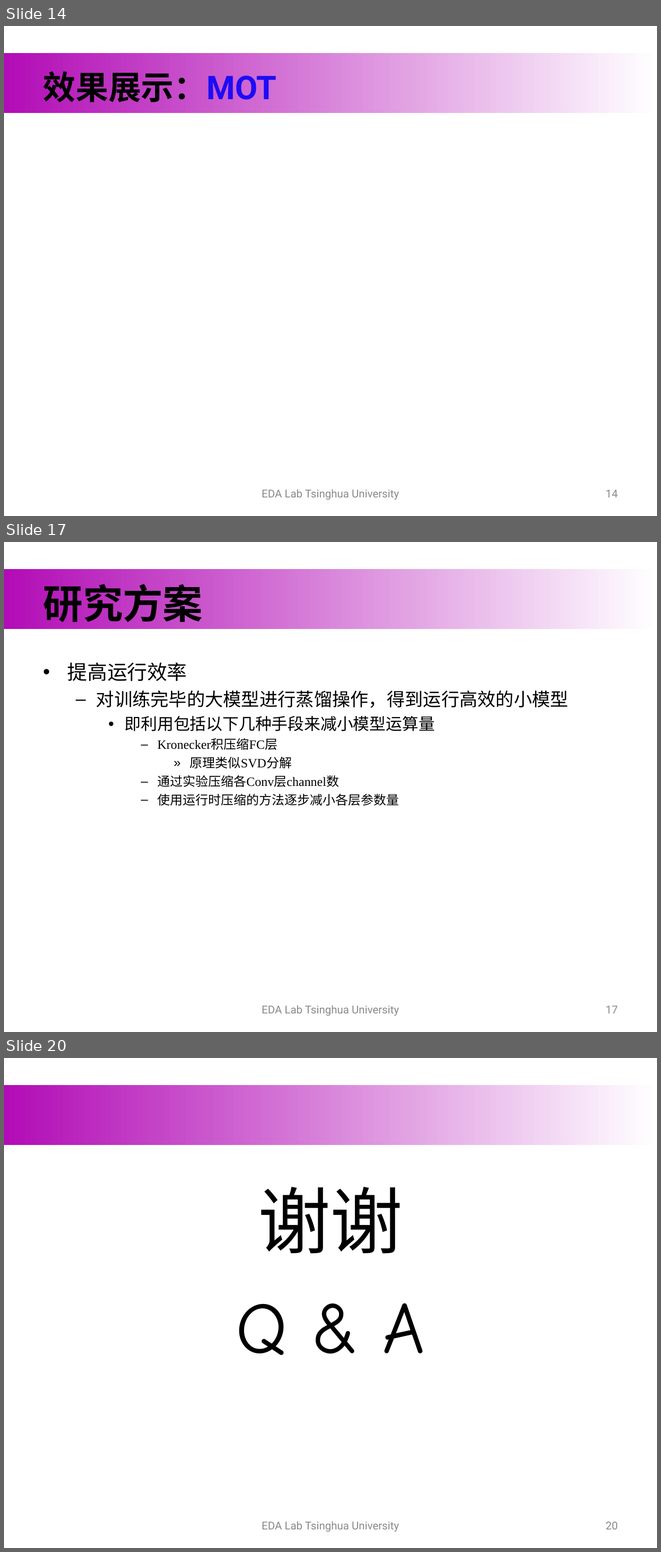
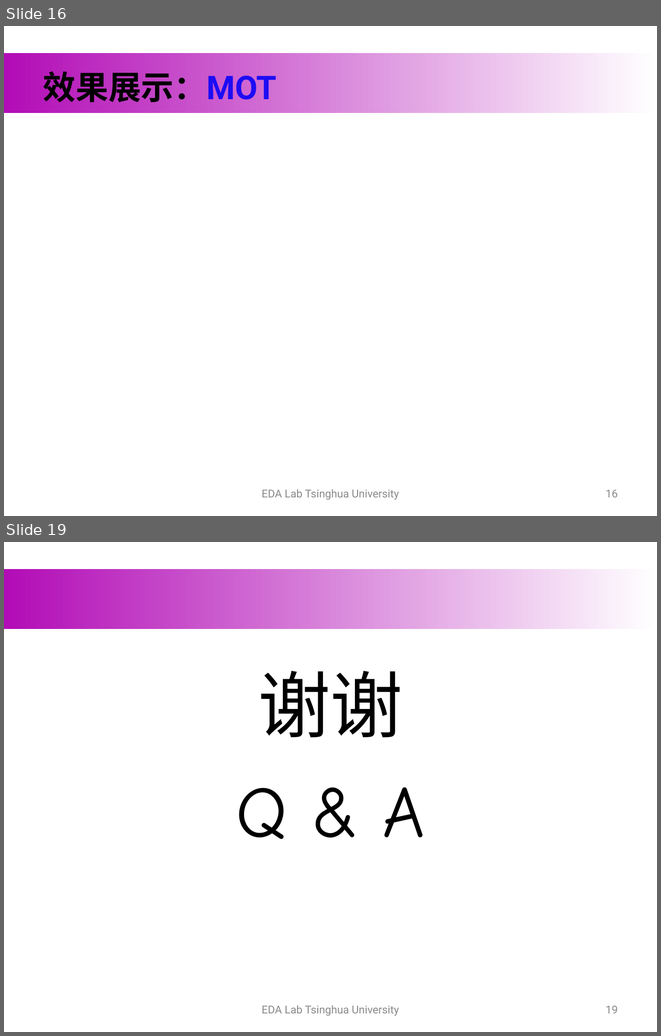
Before and after one commit to hewr1993/graduate_thesis, a slide deck: formal_materials/publish/midterm/中期.ppt. Shown one above the other, each under a label of ours: slides 14, 17 and 20 before the commit, slides 16 and 19 after it; the slides between them are not shown. The pictures are 661x1552 and 661x1036 pixels, drawn with LibreOffice and Linux fonts; fonts in the diff are those of the drawing; background and template pictures are left out. Boxes give left, top, right and bottom in pixels: in the first picture for what was removed or moved away, otherwise in the second. Text is boxed around its words. In the diff, an @@ line names an element or a change of style, - is before the commit and + after.

```diff
--- a/formal_materials/publish/midterm/中期.ppt
+++ b/formal_materials/publish/midterm/中期.ppt
@@ slide 17 removed at [4,542,657,1032], background #FFFFFF; not listed: 1 template element that a slide beside it also shows @@
@@ title removed at [43,578,203,628] @@
-研究方案
@@ text removed at [68,662,568,805] @@
-• 提高运行效率
-  – 对训练完毕的大模型进行蒸馏操作，得到运行高效的小模型
-    • 即利用包括以下几种手段来减小模型运算量
-      – Kronecker积压缩FC层
-        » 原理类似SVD分解
-      – 通过实验压缩各Conv层channel数
-      – 使用运行时压缩的方法逐步减小各层参数量
@@ text removed at [262,1005,399,1016] @@
-EDA Lab Tsinghua University
@@ page number removed at [606,1005,618,1013] @@
-17
@@ what was slide 14 is now slide 16 @@
@@ page number at [606,489,618,497]: text changed @@
-14
+16
@@ what was slide 20 is now slide 19 @@
@@ page number at [606,1005,618,1013]: text changed @@
-20
+19
```
Also in this commit, not shown: 6 slides changed, 2 slides added, 2 other slides removed, 2 other files.
